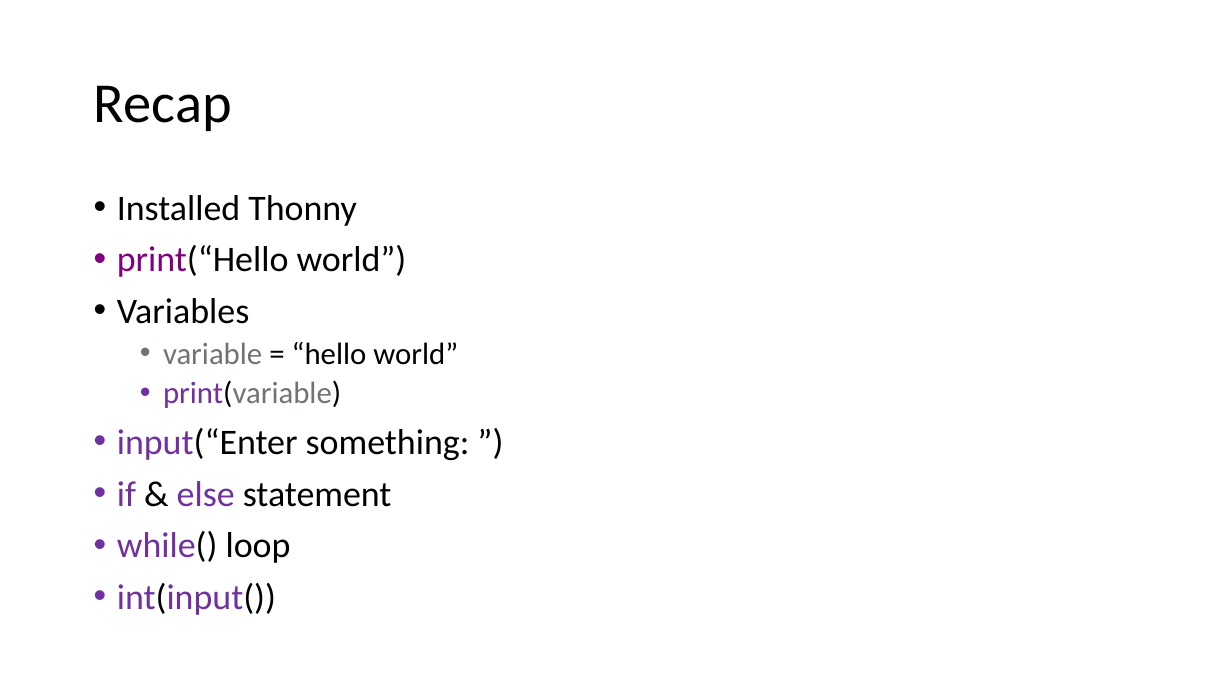
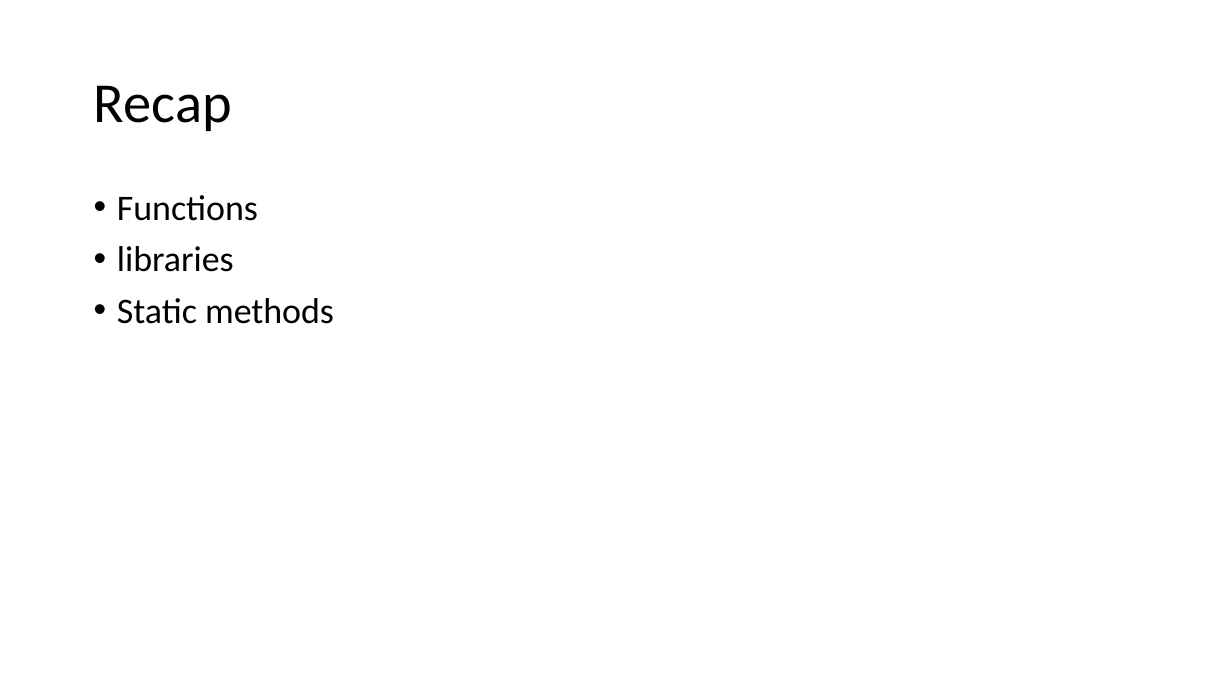
Before and after one commit to JoZonneveld/TCR-python-lessons, a slide deck: slide 2 of Lessons/Jaar 2/Lesson 3/Lesson 3.pptx. Drawn at 1232x693 pixels with LibreOffice and Linux fonts; fonts in the diff are those of the drawing; background and template pictures are left out. Boxes give left, top, right and bottom in pixels: in the first picture for what was removed or moved away, otherwise in the second. Text is boxed around its words. In the diff, an @@ line names an element or a change of style, - is before the commit and + after.

```diff
--- a/Lessons/Jaar 2/Lesson 3/Lesson 3.pptx
+++ b/Lessons/Jaar 2/Lesson 3/Lesson 3.pptx
@@ text at (117, 195, 334, 324): text changed @@
-• Installed Thonny
-• print(“Hello world”)
-• Variables
-  • variable = “hello world”
-  • print(variable)
-• input(“Enter something: ”)
-• if & else statement
-• while() loop
-• int(input())
+• Functions
+• libraries
+• Static methods
```
Also in this commit, not shown: 13 slides added, 3 slides removed, 3 other files.
